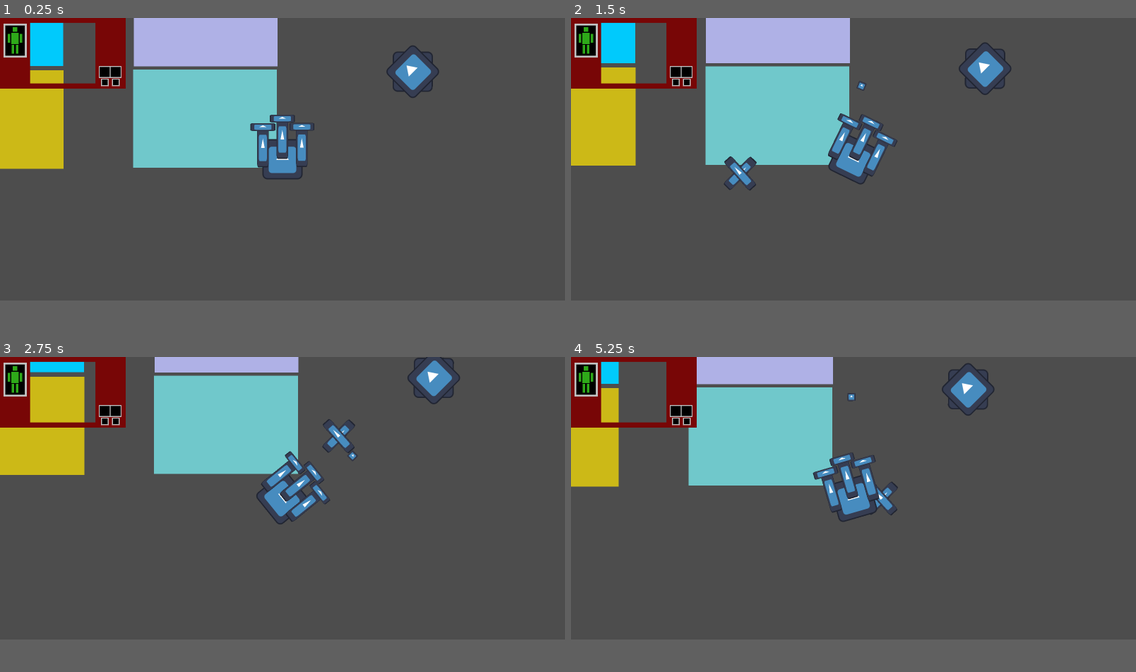
Above: before the commit, frames 1-4 (two rows, left to right).
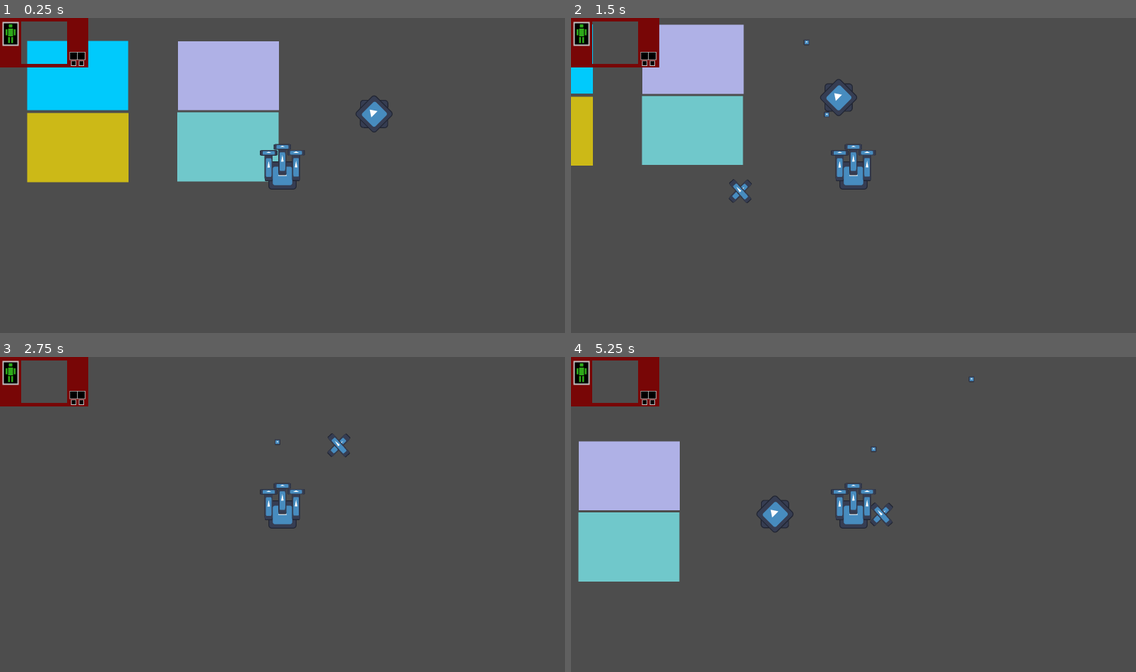
Above: after the commit, the same moments.

Repository: alin-but-real/gamenr1
Game: Godot game, scene res://scenes/main.tscn
The game is run twice, just before and just after one commit, with the same random seed, the same clock (stepped at 60 frames per second) and the same inputs. The engine's default icon, where the game draws it, is replaced by a stand-in: a white triangle on a blue panel in a dark square.
Inputs (mouse positions are in pixels of both pictures, inside the frame that each line leads up to):
- Up to frame 1 (0.25 s): no input
- Up to frame 2 (1.5 s): tap Enter at 0.5 s; move the mouse to (977, 144) at 0.52 s; hold D (move_right, bound only after the commit) 0.53-1.28 s; hold Space (fire_weapon_0) 0.53-1.28 s; move the mouse to (740, 172) at 1.27 s; hold S (move_backward) from 1.28 s (still down); tap 1 (fire_weapon_1) at 1.35 s
- Up to frame 3 (2.75 s): move the mouse to (339, 435) at 2.02 s; release S (move_backward) at 2.03 s; hold D (move_right, bound only after the commit) from 2.03 s (still down); hold 2 (fire_weapon_2) from 2.03 s (still down)
- Up to frame 4 (5.25 s): move the mouse to (825, 555) at 2.77 s; release D (move_right, bound only after the commit) at 2.78 s; release 2 (fire_weapon_2) at 2.78 s; hold W (move_forward) 2.78-3.53 s; tap Space (fire_weapon_0) at 2.85 s; move the mouse to (1023, 539) at 3.52 s; hold 1 (fire_weapon_1) 3.53-4.28 s; hold A (move_left, bound only after the commit) 3.53-5.03 s; move the mouse to (684, 454) at 4.27 s; tap 2 (fire_weapon_2) at 4.35 s; move the mouse to (881, 498) at 5.02 s; hold S (move_backward) from 5.03 s (still down); hold Space (fire_weapon_0) from 5.03 s (still down)
The window is 800x400 before the commit and 800x446 after it. Grey fills any space a smaller window leaves; there, only what the larger window draws over its background counts as a difference.

The runs differ from the first frame. In frame 1, 20% of the frame differs, in the area x 0-78%, y 0-55%; in frame 2, 21%; in frame 3, 18%; in frame 4, 24%, in the area x 0-75%, y 0-72%.

Commit message:
unfinished garbage movement code

Diff:
--- a/project.godot
+++ b/project.godot
@@ -17,8 +17,8 @@
 
 [display]
 
-window/size/viewport_width=1800
-window/size/viewport_height=900
+window/size/viewport_width=2856
+window/size/viewport_height=1428
 window/size/initial_position_type=4
 
 [input]
@@ -35,22 +35,22 @@
 }
 turn_left={
 "deadzone": 0.2,
-"events": [Object(InputEventKey,"resource_local_to_scene":fa …(140 unchanged characters)… d":false,"keycode":0,"physical_keycode":65,"key_label":0,"unicode":97,"location":0,"echo":false,"script":null)
+"events": [Object(InputEventKey,"resource_local_to_scene":fa …(140 unchanged characters)… d":false,"keycode":0,"physical_keycode":81,"key_label":0,"unicode":113,"location":0,"echo":false,"script":null)
 ]
 }
 turn_right={
 "deadzone": 0.2,
-"events": [Object(InputEventKey,"resource_local_to_scene":fa …(141 unchanged characters)… ":false,"keycode":0,"physical_keycode":68,"key_label":0,"unicode":100,"location":0,"echo":false,"script":null)
+"events": [Object(InputEventKey,"resource_local_to_scene":fa …(141 unchanged characters)… ":false,"keycode":0,"physical_keycode":69,"key_label":0,"unicode":101,"location":0,"echo":false,"script":null)
 ]
 }
 move_left={
 "deadzone": 0.2,
-"events": [Object(InputEventKey,"resource_local_to_scene":fa …(140 unchanged characters)… d":false,"keycode":0,"physical_keycode":81,"key_label":0,"unicode":113,"location":0,"echo":false,"script":null)
+"events": [Object(InputEventKey,"resource_local_to_scene":fa …(140 unchanged characters)… d":false,"keycode":0,"physical_keycode":65,"key_label":0,"unicode":97,"location":0,"echo":false,"script":null)
 ]
 }
 move_right={
 "deadzone": 0.2,
-"events": [Object(InputEventKey,"resource_local_to_scene":fa …(141 unchanged characters)… ":false,"keycode":0,"physical_keycode":69,"key_label":0,"unicode":101,"location":0,"echo":false,"script":null)
+"events": [Object(InputEventKey,"resource_local_to_scene":fa …(141 unchanged characters)… ":false,"keycode":0,"physical_keycode":68,"key_label":0,"unicode":100,"location":0,"echo":false,"script":null)
 ]
 }
 fire_weapon_0={
--- a/scenes/player.tscn
+++ b/scenes/player.tscn
@@ -23,7 +23,6 @@
 
 [node name="Weapon_slot_0" type="Node2D" parent="."]
 script = ExtResource("3_dqkch")
-mouse_controlled = true
 
 [node name="Weapon-projectile" parent="Weapon_slot_0" instance=ExtResource("3_qhqgy")]
 
--- a/scripts/player.gd
+++ b/scripts/player.gd
@@ -3,9 +3,9 @@
 ##This is the maximum move speed of the player.
 @export var move_speed_max = 500
 ##This is the speed the mech will move at base, without any acceleration.
-@export var move_speed = 5
+@export var move_speed = 1
 ##This is how much the mech will accelerate by each frame.
-@export var move_accel = 2
+@export var move_accel = 10
 ##This is how much the mech will deccelerate by each frame, when not holding down any movement key.
 @export var move_decceleration = 20
 
@@ -45,6 +45,8 @@
 ##This is the speed the mech will deccelerate and try to stop turning at. UNIT: Degrees/Second
 @export var mech_turn_decceleration = 1;
 
+var velocity_vector : Vector2 = Vector2.ZERO
+
 
 
 func _ready() -> void:
@@ -76,51 +78,78 @@
 
 
 	#MOVEMENT HANDLING - UNFINISHED
-	var move_direction = 0 # The player's movement vector. describes wether he's moving forward or not +1 forward, -1 backward
+	#var move_direction = 0 # The player's movement vector. describes wether he's moving forward or not +1 forward, -1 backward
+
+	#MOVEMENT VECTOR DESCRIBES THE "INTENTION" OF THE PLAYER TO MOVE
+	#movement vector is measured from (-1,-1) to (+1,+1), describing north-west and south-east movement respectively
+
+	#VELOCITY VECTOR DESCRIBES THE VELOCITY OF THE PLAYER RIGHT NOW
+	#velocity vector ranges from (-1/-1) to (+1/+1), where 0 is static, and 1 is max speed in that direction
+
+	var move_vector : Vector2 = Vector2.ZERO
 
 	if Input.is_action_pressed("move_forward"):
-		move_direction += 1
+		move_vector.y += -1
 	if Input.is_action_pressed("move_backward"):
-		move_direction += -1
+		move_vector.y += 1
+	if Input.is_action_pressed("move_left"):
+		move_vector.x += -1
+	if Input.is_action_pressed("move_right"):
+		move_vector.x += 1
 
-	if (abs(current_move_speed) <= move_decceleration): #makes the deccelleration stop the mech once it gets close enough to 0
-		current_move_speed = 0
-	elif (current_move_speed < 0):
-		current_move_speed += move_decceleration
-	else:
-		current_move_speed -= move_decceleration
+	move_vector = move_vector.normalized()
 
-	current_move_speed += move_direction * (move_speed + move_decceleration)
+	#now handling velocity vector
 
-	current_move_speed = clamp(current_move_speed, -move_speed_max, move_speed_max)
+	velocity_vector += (move_vector/100 * move_accel)
 
-	position.y += current_move_speed*-cos(rotation) * delta
-	position.x += current_move_speed*sin(rotation) * delta
+	velocity_vector = velocity_vector.clamp(Vector2(-1,-1), Vector2(1,1))
+
+
+
+	#if (abs(current_move_speed) <= move_decceleration): #makes the deccelleration stop the mech once it gets close enough to 0
+		#current_move_speed = 0
+	#elif (current_move_speed < 0):
+		#current_move_speed += move_decceleration
+	#else:
+		#current_move_speed -= move_decceleration
+
+	#current_move_speed += move_vector.y * (move_speed + move_decceleration)
+
+	#current_move_speed += move_direction * (move_speed + move_decceleration)
+
+	#current_move_speed = clamp(current_move_speed, -move_speed_max, move_speed_max)
+
+	#position.y += current_move_speed*-cos(rotation) * delta
+	#position.x += current_move_speed*sin(rotation) * delta
+
+	position.x += (move_vector.x * move_speed) + (velocity_vector.x * move_speed_max) * delta
+	position.y += (move_vector.y * move_speed) + (velocity_vector.y * move_speed_max) * delta
 
 	#DASH HANDLING - Q AND E
 
-	if (current_dash_cooldown == 0):
-		dash_direction = 0;
-		if Input.is_action_pressed("move_left"): #THESE DONT EXIST YET
-			dash_direction += -1 #left is -1, right is +1
-			current_dash_cooldown = dash_cooldown
-			current_dash_speed = dash_direction * dash_speed
-		if Input.is_action_pressed("move_right"):
-			dash_direction += 1 #left is -1, right is +1
-			current_dash_cooldown = dash_cooldown
-			current_dash_speed = dash_direction * dash_speed
-	else:
-		current_dash_cooldown -= 20
-		position.y += current_dash_speed*-cos(rotation + deg_to_rad(90)) * delta
-		position.x += current_dash_speed*sin(rotation + deg_to_rad(90)) * delta
-
-
-	if (abs(current_dash_speed) <= dash_decceleration): #makes the deccelleration stop the mech once it gets close enough to 0
-		current_dash_speed = 0
-	elif (current_dash_speed < 0):
-		current_dash_speed += dash_decceleration
-	else:
-		current_dash_speed -= dash_decceleration
+	#if (current_dash_cooldown == 0):
+		#dash_direction = 0;
+		#if Input.is_action_pressed("move_left"):
+			#dash_direction += -1 #left is -1, right is +1
+			#current_dash_cooldown = dash_cooldown
+			#current_dash_speed = dash_direction * dash_speed
+		#if Input.is_action_pressed("move_right"):
+			#dash_direction += 1 #left is -1, right is +1
+			#current_dash_cooldown = dash_cooldown
+			#current_dash_speed = dash_direction * dash_speed
+	#else:
+		#current_dash_cooldown -= 20
+		#position.y += current_dash_speed*-cos(rotation + deg_to_rad(90)) * delta
+		#position.x += current_dash_speed*sin(rotation + deg_to_rad(90)) * delta
+	#
+	#
+	#if (abs(current_dash_speed) <= dash_decceleration): #makes the deccelleration stop the mech once it gets close enough to 0
+		#current_dash_speed = 0
+	#elif (current_dash_speed < 0):
+		#current_dash_speed += dash_decceleration
+	#else:
+		#current_dash_speed -= dash_decceleration
 
 	#WEAPON HANDLING
 
